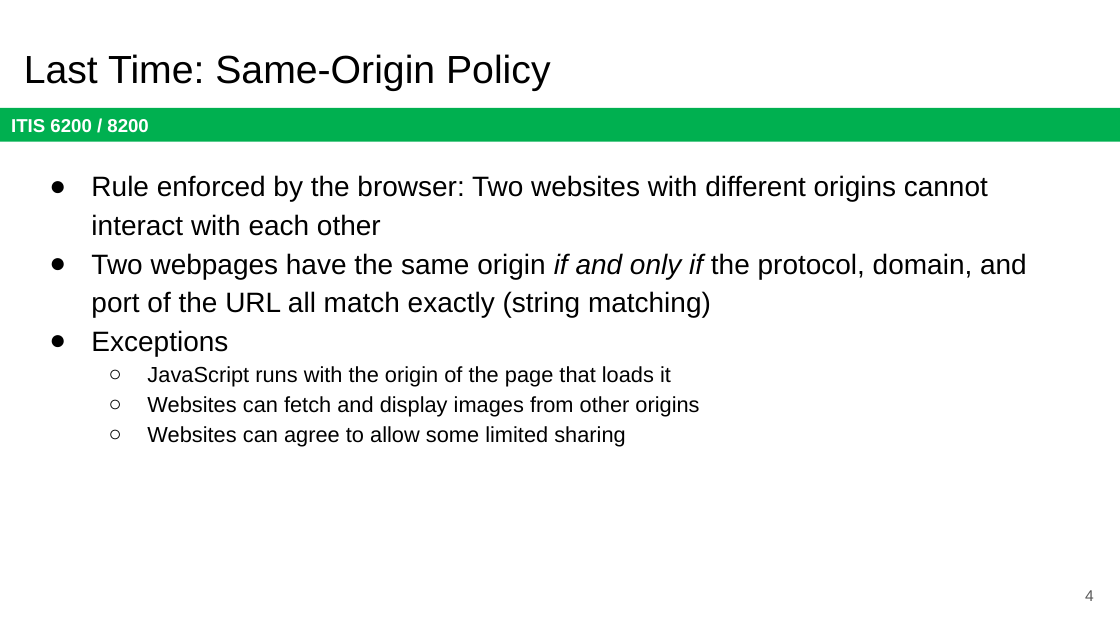
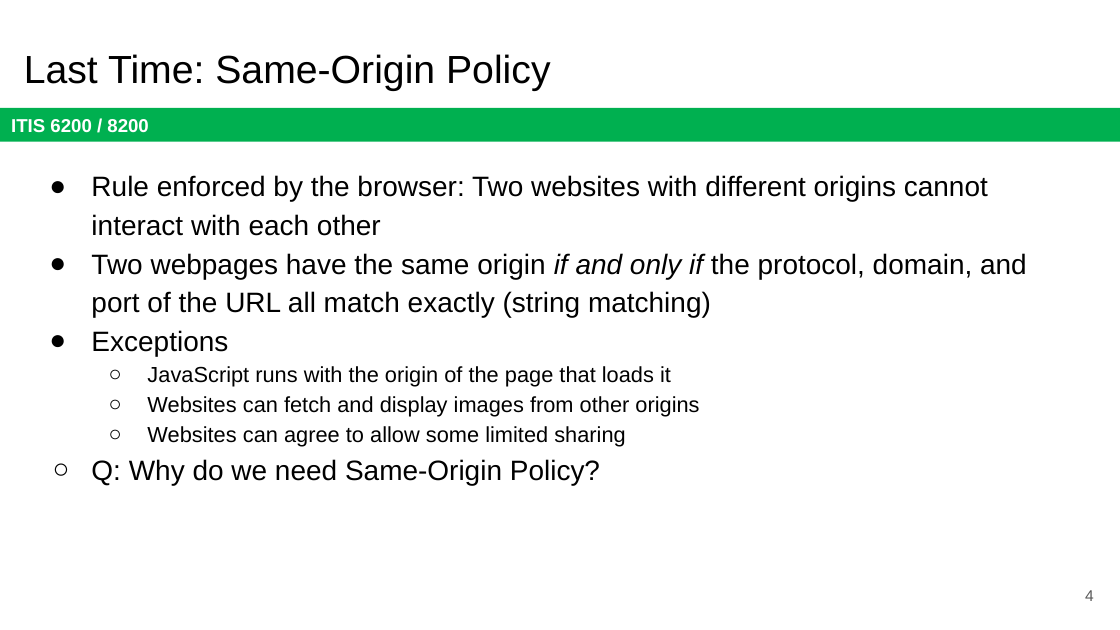
Before and after one commit to jx5c/github.io, a slide deck: slide 4 of teaching/ITIS6200/2023fa/lectures/lec11.pptx. Drawn at 1120x630 pixels with LibreOffice and Linux fonts; fonts in the diff are those of the drawing. Boxes give left, top, right and bottom in pixels: in the first picture for what was removed or moved away, otherwise in the second. Text is boxed around its words. In the diff, an @@ line names an element or a change of style, - is before the commit and + after.

```diff
--- a/teaching/ITIS6200/2023fa/lectures/lec11.pptx
+++ b/teaching/ITIS6200/2023fa/lectures/lec11.pptx
@@ text at <box>91,459,600,485</box>: paragraph added @@
+○ Q: Why do we need Same-Origin Policy?
```
Also in this commit, not shown: 18 other slides changed.
